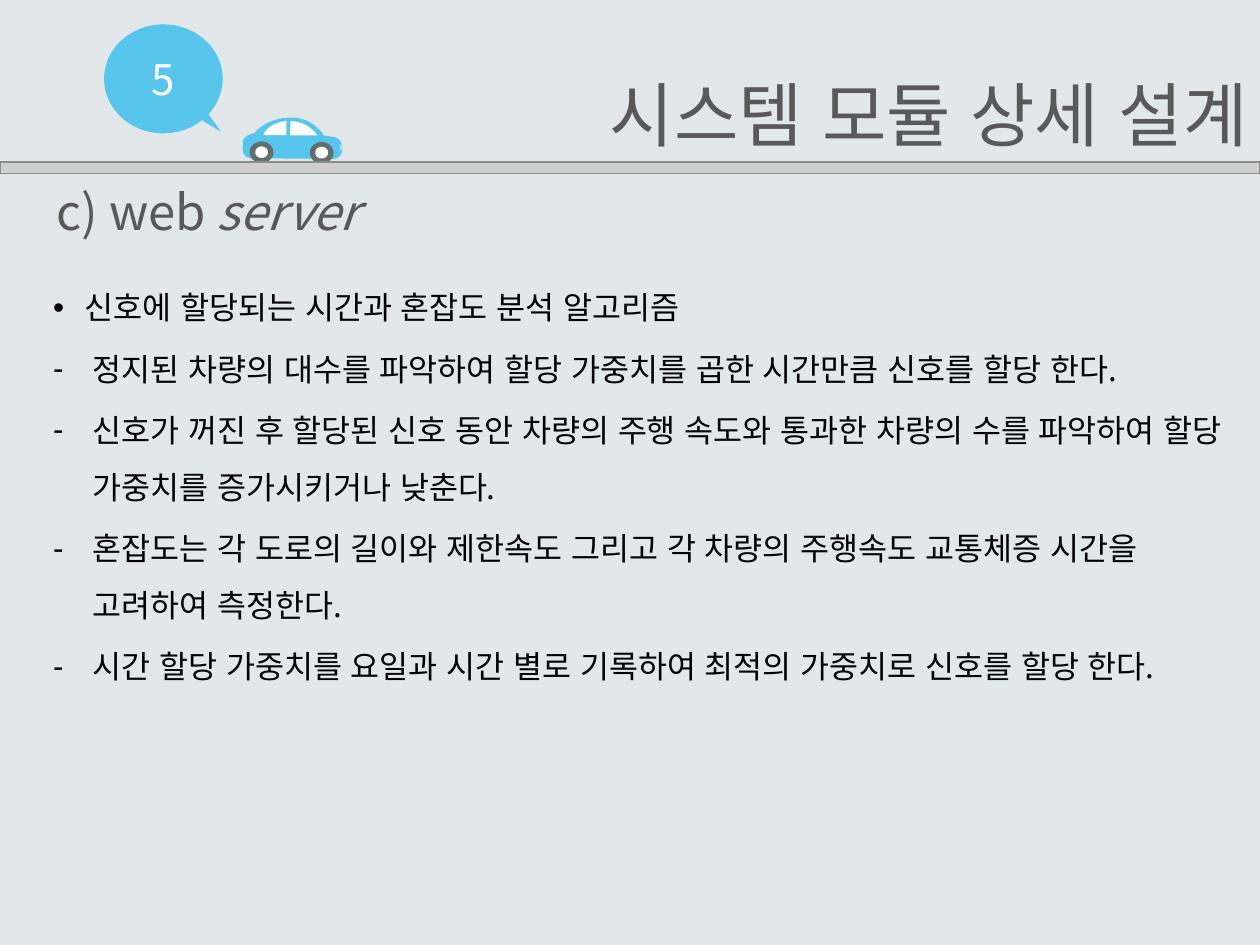
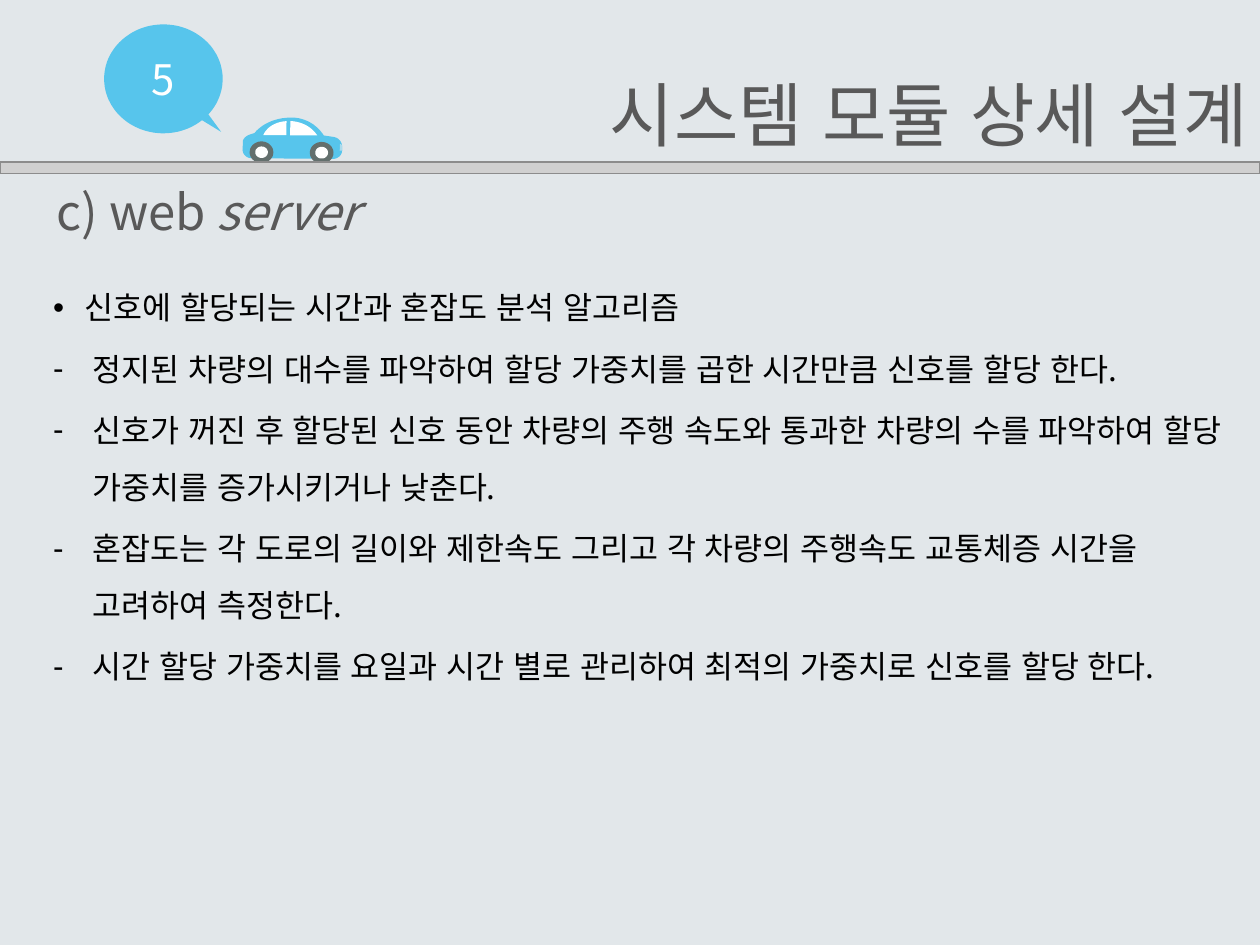
Before and after one commit to EomHeeSang/grad_proj, a slide deck: slide 22 of 발표자료/설계서2-14(엄희상,박주호,김태경)_re.pptx. Drawn at 1260x945 pixels with LibreOffice and Linux fonts; fonts in the diff are those of the drawing; grey boxes stand for pictures. Boxes give left, top, right and bottom in pixels: in the first picture for what was removed or moved away, otherwise in the second. Text is boxed around its words. In the diff, an @@ line names an element or a change of style, - is before the commit and + after.

```diff
--- a/발표자료/설계서2-14(엄희상,박주호,김태경)_re.pptx
+++ b/발표자료/설계서2-14(엄희상,박주호,김태경)_re.pptx
@@ text at [93,651,1155,681]: text changed @@
-  – 시간 할당 가중치를 요일과 시간 별로 기록하여 최적의 가중치로 신호를 할당 한다.
+  – 시간 할당 가중치를 요일과 시간 별로 관리하여 최적의 가중치로 신호를 할당 한다.
```
Also in this commit, not shown: 2 other slides changed.
